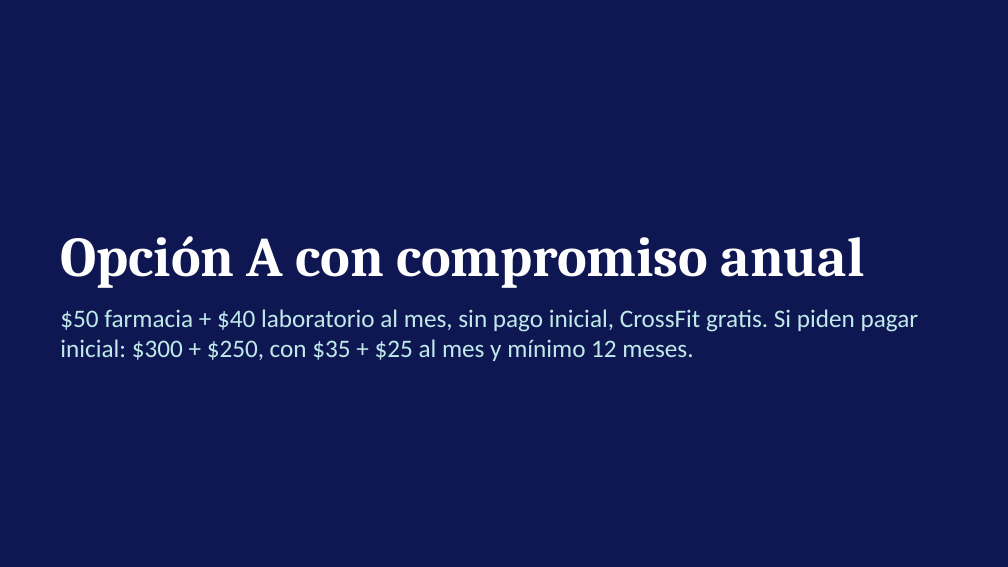
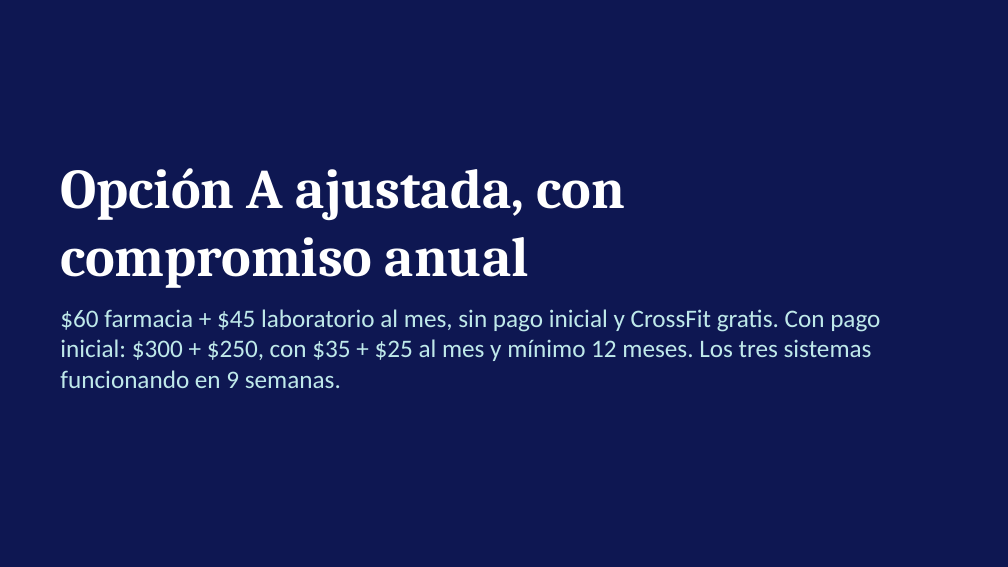
Before and after one commit to josedanielgt1/azullab, a slide deck: slide 17 of propuesta/Precios Grupo Azullab.pptx (slide 12 before the commit). Drawn at 1008x567 pixels with LibreOffice and Linux fonts; fonts in the diff are those of the drawing. Boxes give left, top, right and bottom in pixels: in the first picture for what was removed or moved away, otherwise in the second. Text is boxed around its words. In the diff, an @@ line names an element or a change of style, - is before the commit and + after.

```diff
--- a/propuesta/Precios Grupo Azullab.pptx
+++ b/propuesta/Precios Grupo Azullab.pptx
@@ title at bbox=[60, 168, 625, 288]: text changed @@
-Opción A con compromiso anual
+Opción A ajustada, con compromiso anual
@@ text at bbox=[60, 309, 880, 388]: text changed @@
-$50 farmacia + $40 laboratorio al mes, sin pago inicial, CrossFit gratis. Si piden pagar inicial: $300 + $250, con $35 + $25 al mes y mínimo 12 meses.
+$60 farmacia + $45 laboratorio al mes, sin pago inicial y CrossFit gratis. Con pago inicial: $300 + $250, con $35 + $25 al mes y mínimo 12 meses. Los tres sistemas funcionando en 9 semanas.
```
Also in this commit, not shown: 4 other slides changed, 5 slides added.
